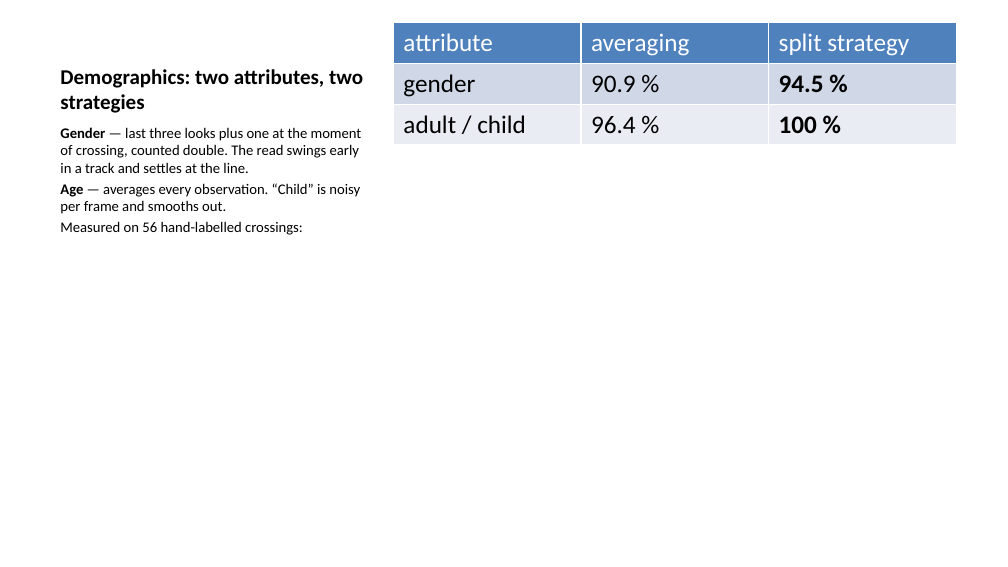
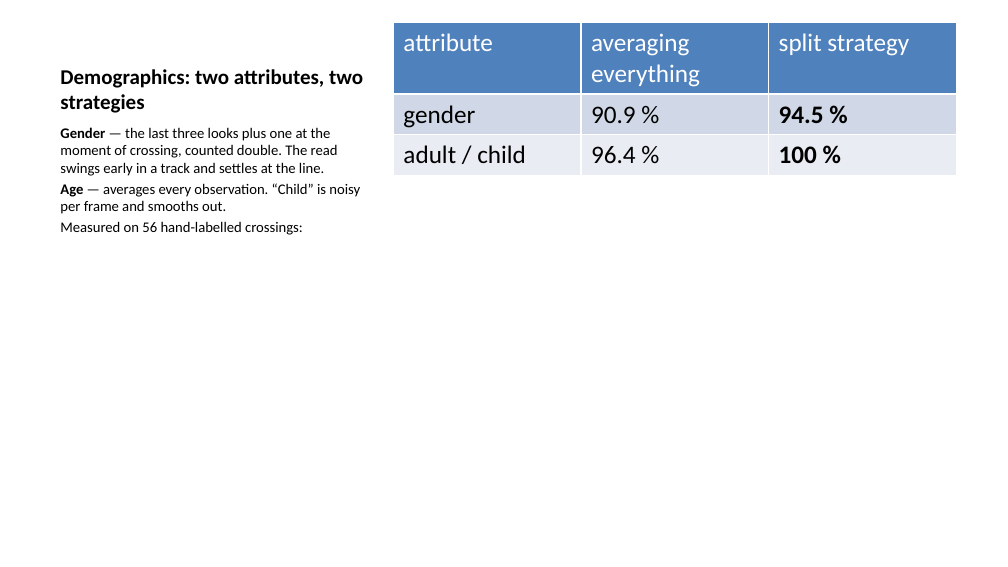
Before and after one commit to felixyustian/visitor-counting-console, a slide deck: slide 11 of docs/Visitor-Counting-Console-Deck.pptx (slide 6 before the commit). Drawn at 1008x567 pixels with LibreOffice and Linux fonts; fonts in the diff are those of the drawing. Boxes give left, top, right and bottom in pixels: in the first picture for what was removed or moved away, otherwise in the second. Text is boxed around its words. In the diff, an @@ line names an element or a change of style, - is before the commit and + after.

```diff
--- a/docs/Visitor-Counting-Console-Deck.pptx
+++ b/docs/Visitor-Counting-Console-Deck.pptx
@@ table at (x1=393, y1=22, x2=956, y2=505) @@
-row 1, column 2: averaging
+row 1, column 2: averaging everything
@@ text at (x1=60, y1=127, x2=338, y2=176): text changed @@
-Gender — last three looks plus one at the moment of crossing, counted double. The read swings early in a track and settles at the line.
+Gender — the last three looks plus one at the moment of crossing, counted double. The read swings early in a track and settles at the line.
```
Also in this commit, not shown: 11 other slides changed, 14 slides added, 1 slide removed, 17 other files.
